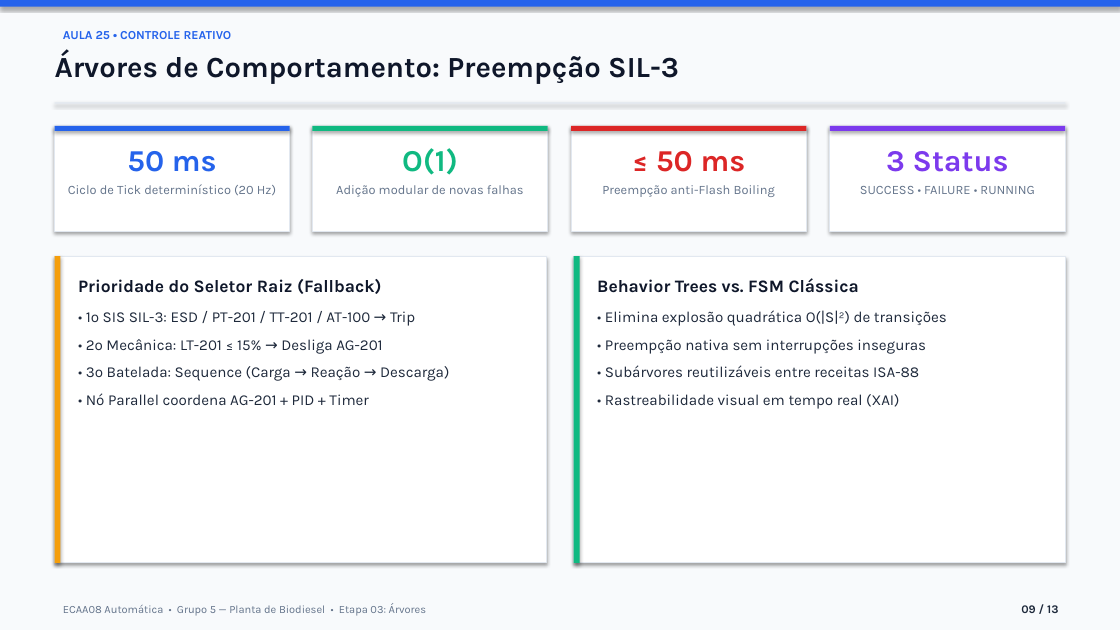
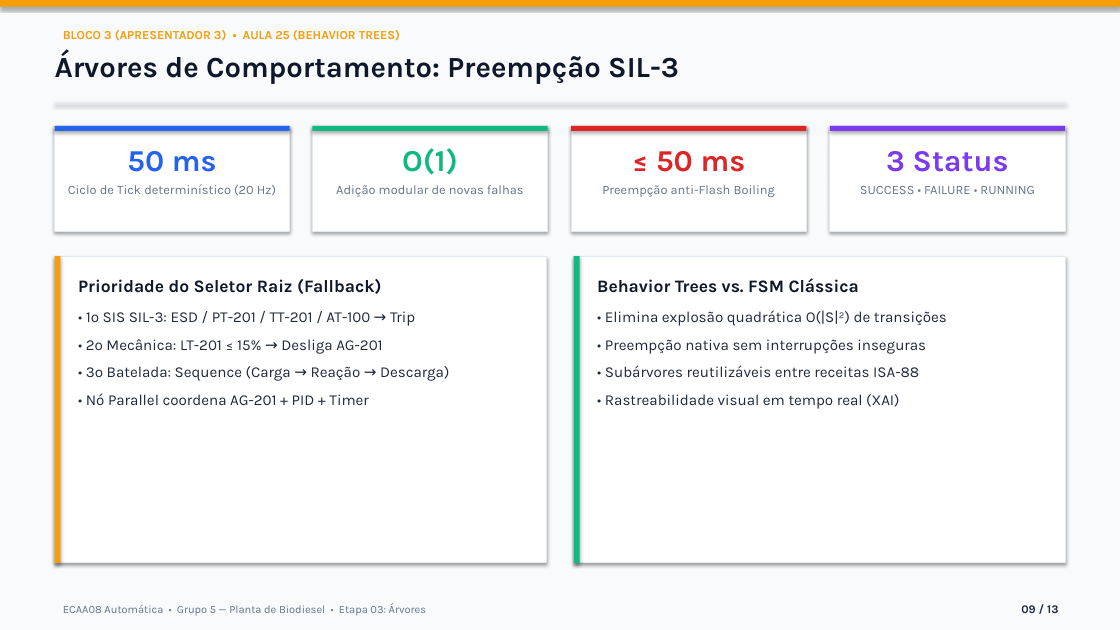
Before and after one commit to igorfantucci/Aula-Automatica---GRUPO-5, a slide deck: slide 9 of etapa-03-arvores/apresentacao_etapa_03.pptx. Drawn at 1120x630 pixels with LibreOffice and Linux fonts; fonts in the diff are those of the drawing. Boxes give left, top, right and bottom in pixels: in the first picture for what was removed or moved away, otherwise in the second. Text is boxed around its words. In the diff, an @@ line names an element or a change of style, - is before the commit and + after.

```diff
--- a/etapa-03-arvores/apresentacao_etapa_03.pptx
+++ b/etapa-03-arvores/apresentacao_etapa_03.pptx
@@ rectangle at [0, 0, 1120, 7]: fill #2563EB to #F59E0B @@
@@ text at [63, 30, 400, 41]: text changed; text colour #2563EB to #F59E0B @@
-AULA 25 • CONTROLE REATIVO
+BLOCO 3 (APRESENTADOR 3) • AULA 25 (BEHAVIOR TREES)
```
Also in this commit, not shown: 11 other slides changed, 1 slide added, 1 slide removed, 4 other files.
